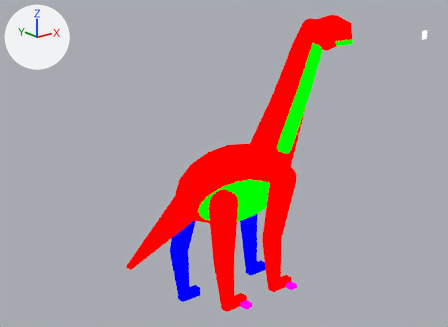
The Blender file assets-source/blender/motion/brachiosaurus-eat.blend, before and after one commit.
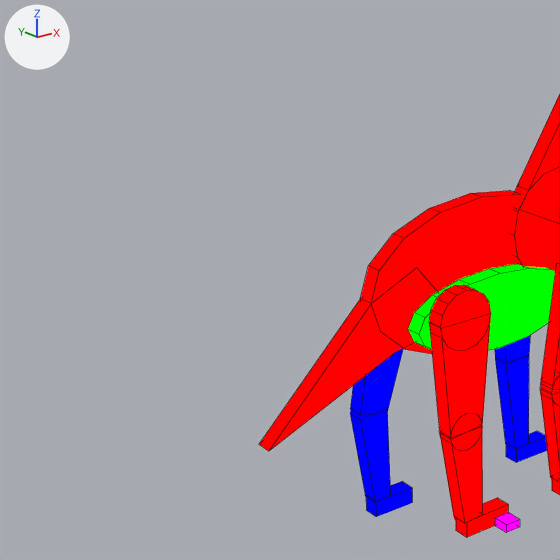
There are two pictures of each version: one whole from a 50 mm camera at (-49.4, -105.4, 75.3) aimed at (27.4, -9.4, 37.0), one close up on the part from 0% to 61% of the width and 16% to 99% of the height. Lighting does not change. The marker at upper left points along +X, +Y and +Z. The last two pictures show the newer version. The close-ups show mesh edges as thin lines.

The first close-up shows 'DinoTycoon_Motion_brachiosaurus_eat_belly', 'DinoTycoon_Motion_brachiosaurus_eat_far_back_0', 'DinoTycoon_Motion_brachiosaurus_eat_far_back_1', 'DinoTycoon_Motion_brachiosaurus_eat_far_front_1', 'DinoTycoon_Motion_brachiosaurus_eat_long_neck_0', 'DinoTycoon_Motion_brachiosaurus_eat_long_neck_joint_0', 'DinoTycoon_Motion_brachiosaurus_eat_near_back_0', 'DinoTycoon_Motion_brachiosaurus_eat_near_back_1', 'DinoTycoon_Motion_brachiosaurus_eat_near_back_joint_0', 'DinoTycoon_Motion_brachiosaurus_eat_near_front_0', 'DinoTycoon_Motion_brachiosaurus_eat_tail', 'DinoTycoon_Motion_brachiosaurus_eat_trunk' and 14 more.
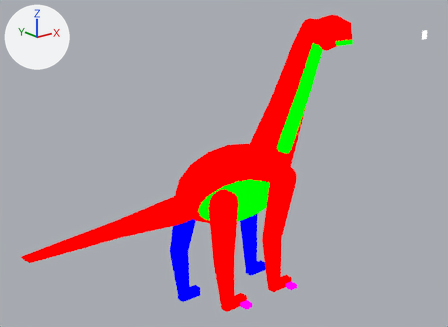
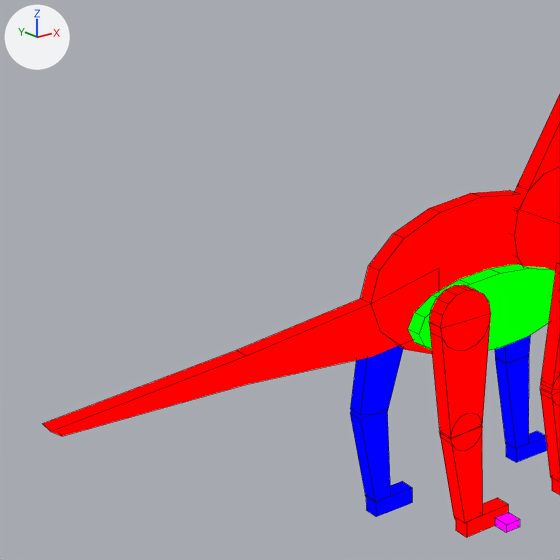
The newer file is also turned or shifted as a whole; pictures and numbers use the older file's frame.

Pixel boxes [x1, y1, x2, y2] of what changed, in the close-ups (560 x 560 px):
'DinoTycoon_Motion_brachiosaurus_eat_tail', reshaped: before [259, 268, 436, 451]; after [43, 268, 439, 436]

Edits to the bpy script that builds the scene:
```text
Change me_dinotycoon_motion_brachiosaurus_eat_sample_tail:
    used by ob_dinotycoon_motion_brachiosaurus_eat_tail; location = (0.0, 0.0, 0.0)
    remove me_dinotycoon_motion_brachiosaurus_eat_sample_tail.from_pydata(...)  # 10 vertices, 7 faces; spans x 9.0..34.0, y -1.0..1.0, z 15.0..30.7
    add me_dinotycoon_motion_brachiosaurus_eat_sample_tail.from_pydata(...)  # 16 vertices, 10 faces; spans x -13.0..31.0, y -1.0..1.0, z 22.0..30.0
    me_dinotycoon_motion_brachiosaurus_eat_sample_tail part 1
    8 vertices are removed from x 9.0..34.0, y -1.0..1.0, z 15.0..30.7
    7 faces are deleted
    7 vertices are added at x -13.0..31.0, y -1.0, z 22.0..30.0
    7 new vertices lie (0.0, 2.0, 0.0) away from vertices in x -13.0..31.0, y -1.0, z 22.0..30.0
    10 new faces join them
```
